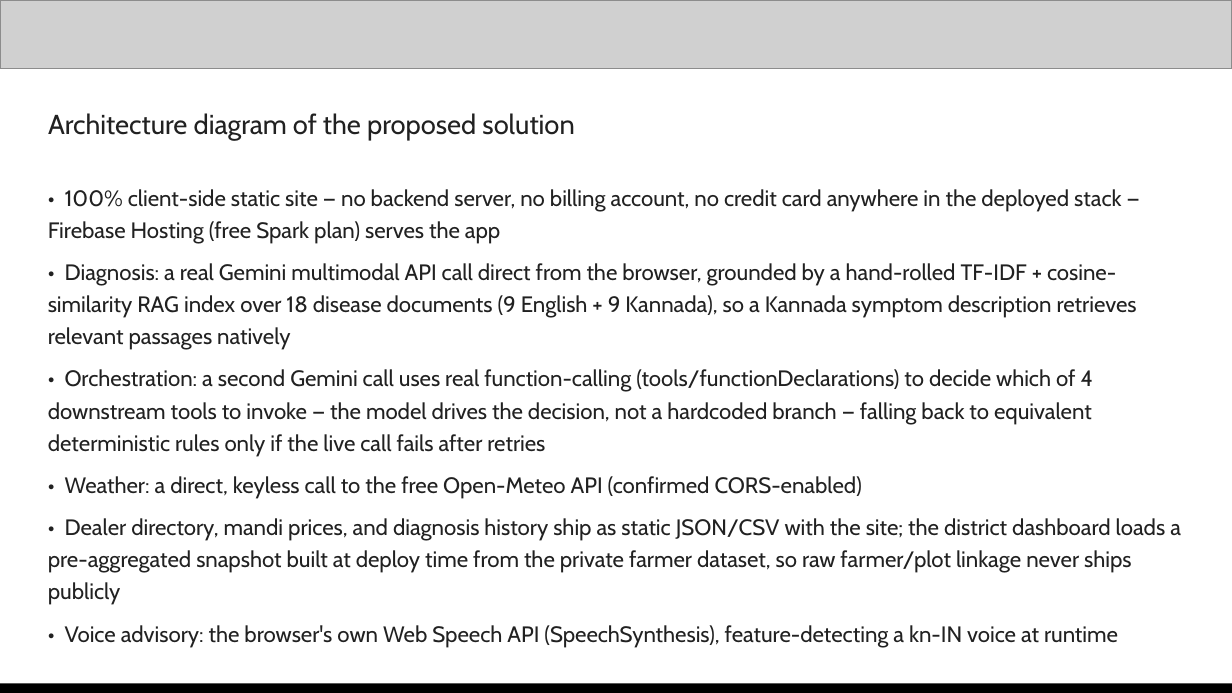
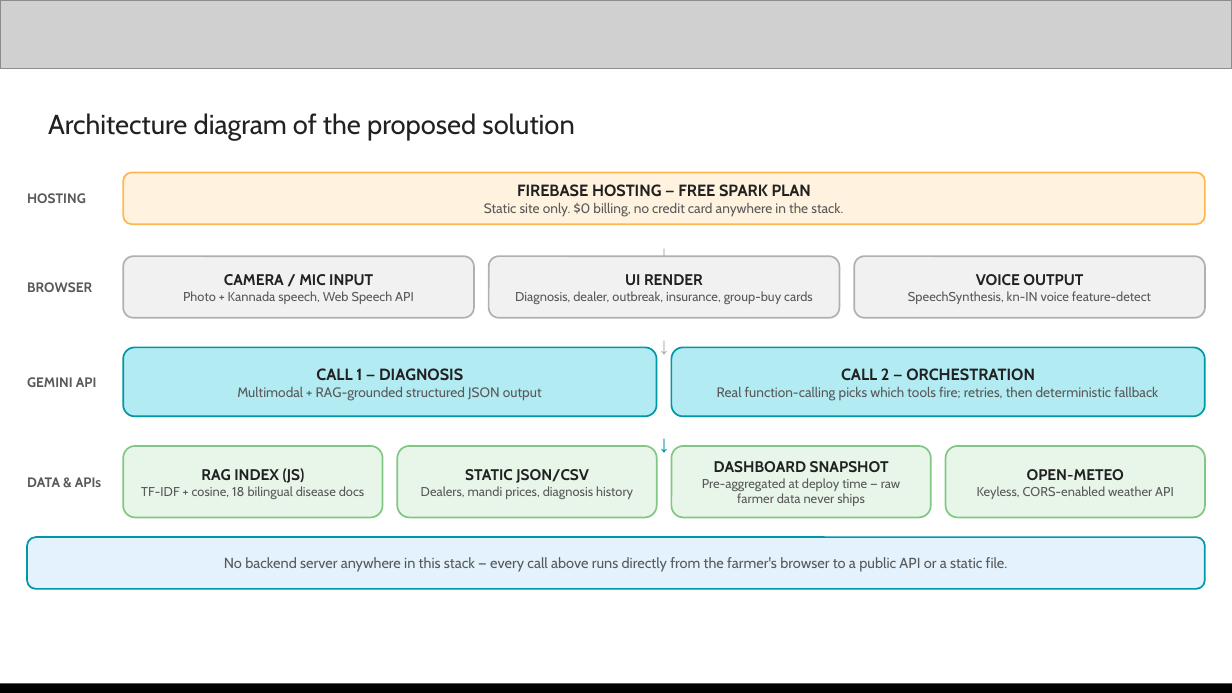
Before and after one commit to Kavitacs08/kisan-mitra, a slide deck: slide 7 of docs/Kisan_Mitra_Submission.pptx (slide 8 before the commit). Drawn at 1232x693 pixels with LibreOffice and Linux fonts; fonts in the diff are those of the drawing; grey boxes stand for pictures. Boxes give left, top, right and bottom in pixels: in the first picture for what was removed or moved away, otherwise in the second. Text is boxed around its words. In the diff, an @@ line names an element or a change of style, - is before the commit and + after.

```diff
--- a/docs/Kisan_Mitra_Submission.pptx
+++ b/docs/Kisan_Mitra_Submission.pptx
@@ rounded rectangle added at <box>123,172,1205,224</box>, fill #FFF3E0, outline #FFB74D 1 pt, 8 pt, text #595959 @@
+FIREBASE HOSTING — FREE SPARK PLAN
+Static site only. $0 billing, no credit card anywhere in the stack.
@@ text added at <box>27,193,86,203</box>, 8 pt, text #595959, bold @@
+HOSTING
@@ text removed at <box>48,189,1181,648</box> @@
-• 100% client-side static site — no backend server, no billing account, no credit card anywhere in the deployed stack — Firebase Hosting (free Spark plan) serves the app
-• Diagnosis: a real Gemini multimodal API call direct from the browser, grounded by a hand-rolled TF-IDF + cosine-similarity RAG index over 18 disease documents (9 English + 9 Kannada), so a Kannada symptom description retrieves relevant passages natively
-• Orchestration: a second Gemini call uses real function-calling (tools/functionDeclarations) to decide which of 4 downstream tools to invoke — the model drives the decision, not a hardcoded branch — falling back to equivalent deterministic rules only if the live call fails after retries
-• Weather: a direct, keyless call to the free Open-Meteo API (confirmed CORS-enabled)
-• Dealer directory, mandi prices, and diagnosis history ship as static JSON/CSV with the site; the district dashboard loads a pre-aggregated snapshot built at deploy time from the private farmer dataset, so raw farmer/plot linkage never ships publicly
-• Voice advisory: the browser's own Web Speech API (SpeechSynthesis), feature-detecting a kn-IN voice at runtime
@@ text added at <box>646,239,683,256</box>, 14 pt, text #B0B0B0, bold @@
+↓
@@ rounded rectangle added at <box>123,256,474,318</box>, fill #F1F1F1, outline #B0B0B0 1 pt, 7.5 pt, text #595959 @@
+CAMERA / MIC INPUT
+Photo + Kannada speech, Web Speech API
@@ rounded rectangle added at <box>489,256,840,318</box>, fill #F1F1F1, outline #B0B0B0 1 pt, 7.5 pt, text #595959 @@
+UI RENDER
+Diagnosis, dealer, outbreak, insurance, group-buy cards
@@ rounded rectangle added at <box>854,256,1205,318</box>, fill #F1F1F1, outline #B0B0B0 1 pt, 7.5 pt, text #595959 @@
+VOICE OUTPUT
+SpeechSynthesis, kn-IN voice feature-detect
@@ text added at <box>27,282,92,292</box>, 8 pt, text #595959, bold @@
+BROWSER
@@ rounded rectangle added at <box>123,347,657,416</box>, fill #B2EBF2, outline #0097A7 1 pt, 8 pt, text #595959 @@
+CALL 1 — DIAGNOSIS
+Multimodal + RAG-grounded structured JSON output
@@ text added at <box>646,330,683,347</box>, 14 pt, text #B0B0B0, bold @@
+↓
@@ rounded rectangle added at <box>671,347,1205,416</box>, fill #B2EBF2, outline #0097A7 1 pt, 8 pt, text #595959 @@
+CALL 2 — ORCHESTRATION
+Real function-calling picks which tools fire; retries, then deterministic fallback
@@ text added at <box>27,377,97,387</box>, 8 pt, text #595959, bold @@
+GEMINI API
@@ rounded rectangle added at <box>123,446,382,517</box>, fill #E8F5E9, outline #81C784 1 pt, 7.5 pt, text #595959 @@
+RAG INDEX (JS)
+TF-IDF + cosine, 18 bilingual disease docs
@@ rounded rectangle added at <box>398,446,657,517</box>, fill #E8F5E9, outline #81C784 1 pt, 7.5 pt, text #595959 @@
+STATIC JSON/CSV
+Dealers, mandi prices, diagnosis history
@@ text added at <box>646,429,683,446</box>, 14 pt, text #0097A7, bold @@
+↓
@@ rounded rectangle added at <box>671,446,930,517</box>, fill #E8F5E9, outline #81C784 1 pt, 7.5 pt, text #595959 @@
+DASHBOARD SNAPSHOT
+Pre-aggregated at deploy time — raw farmer data never ships
@@ rounded rectangle added at <box>945,446,1204,517</box>, fill #E8F5E9, outline #81C784 1 pt, 7.5 pt, text #595959 @@
+OPEN-METEO
+Keyless, CORS-enabled weather API
@@ text added at <box>27,477,101,487</box>, 8 pt, text #595959, bold @@
+DATA & APIs
@@ rounded rectangle added at <box>27,537,1205,589</box>, fill #E3F2FD, outline #0097A7 1 pt, 8.5 pt, text #595959 @@
+No backend server anywhere in this stack — every call above runs directly from the farmer's browser to a public API or a static file.
```
Also in this commit, not shown: 1 other slide changed, 1 slide added, 1 slide removed, 2 other files.
